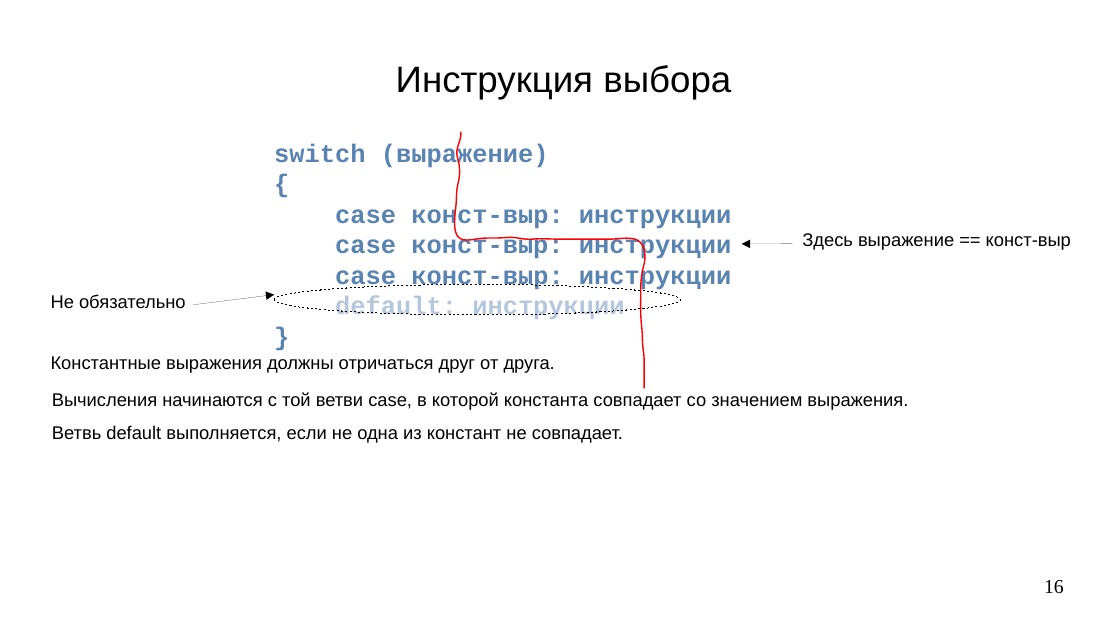
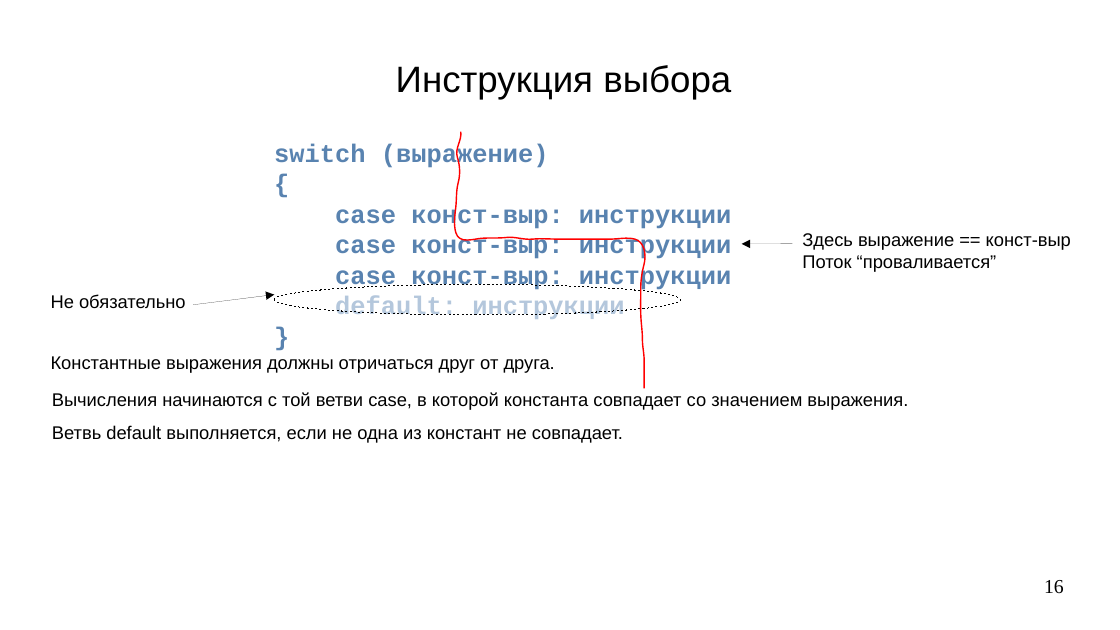
Before and after one commit to steelcraft/stud-lab, a slide deck: slide 16 of Лекции/CBCP01#L3.odp. Drawn at 1120x630 pixels with LibreOffice and Linux fonts; fonts in the diff are those of the drawing. Boxes give left, top, right and bottom in pixels: in the first picture for what was removed or moved away, otherwise in the second. Text is boxed around its words. In the diff, an @@ line names an element or a change of style, - is before the commit and + after.

```diff
--- a/Лекции/CBCP01#L3.odp
+++ b/Лекции/CBCP01#L3.odp
@@ text at bbox=[802, 255, 997, 272]: paragraph added @@
+Поток “проваливается”
```
Also in this commit, not shown: 2 other slides changed.
